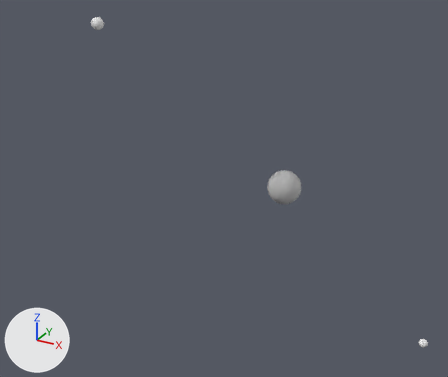
The glTF model static/model/spheres.gltf as it was, and as the next commit left it.
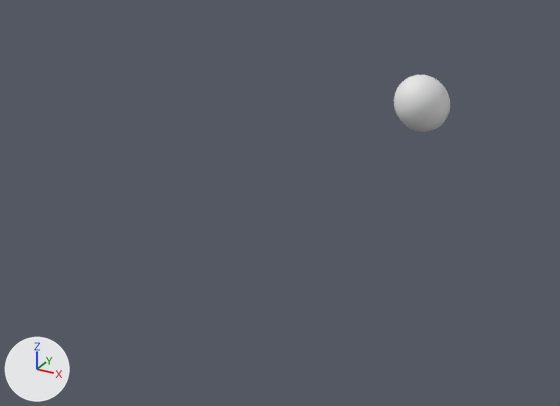
The first picture shows the older version from a camera (50 mm lens) standing at (0.131, 0.098, 0.147) and looking at (-0.023, 0.379, 0.007). The close-ups show both versions on the part from 0% to 29% of the width and 0% to 25% of the height of that picture; other places that the commit changed are outside them. The lights are fixed; the arrows at lower left show +X, +Y and +Z. Both versions are drawn at frame 10 of the action 'All Animations'; the numbers are the values there.

The first close-up shows 'moon1'.
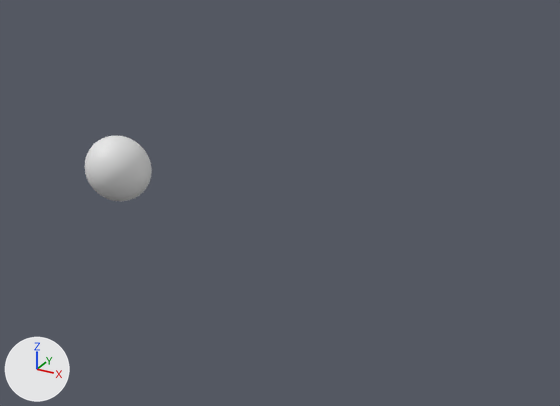
The change in detail:
Object 'moon1' (ob_moon1) moves from (-0.1335, 0.413, 0.0843) to (-0.1335, 0.353, 0.0843).
Object 'moon1' (ob_moon1) is rescaled from (1.0, 1.0, 1.0) to (1.02, 1.02, 1.02).

Changed parts and their boxes [x1, y1, x2, y2] in the close-ups (560 x 406 px):
'moon1', moved, rescaled (19% wider, 14% taller)
    before: [394, 75, 450, 132]
    after: [85, 136, 152, 201]
